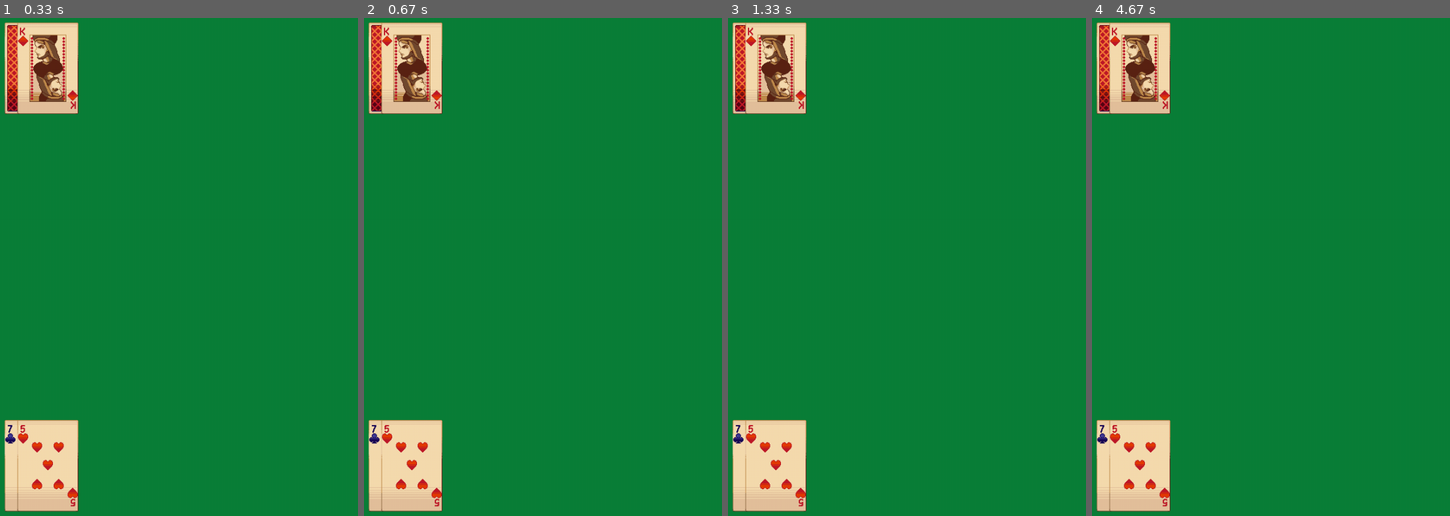
Above: before the commit, frames 1-4 (left to right).
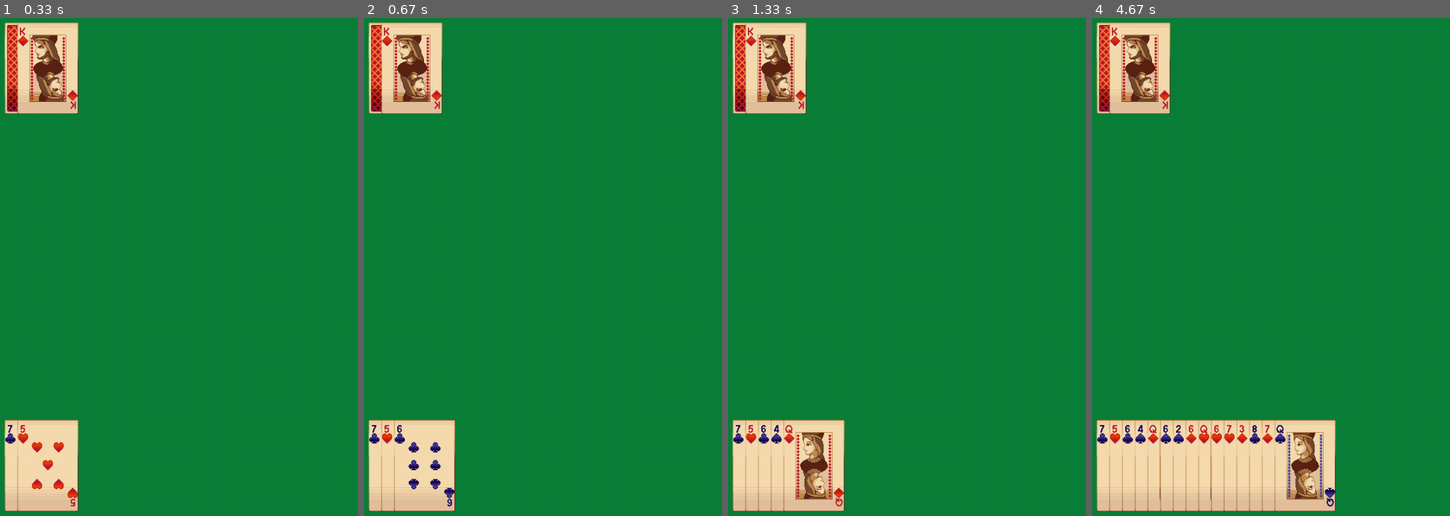
Above: after the commit, the same moments.

Repository: oscorchan/blackJack-Pygame
Game: pygame game, started from main.py
Two runs of this game, one before a commit and one after it. Both use one fixed random seed, a clock stepped at 60 frames per second and the inputs below.
Inputs (mouse positions are in pixels of both pictures, inside the frame that each line leads up to):
- Up to frame 1 (0.33 s): no input
- Up to frame 2 (0.67 s): click (403, 267) at 0.38 s
- Up to frame 3 (1.33 s): click (770, 301) at 0.72 s; click (outside the picture) at 1.05 s
- Up to frame 4 (4.67 s): click (1364, 446) at 1.38 s; click (1145, 97) at 1.72 s; click (1102, 396) at 2.05 s; click (1109, 182) at 2.38 s; click (outside the picture) at 2.72 s; click (1299, 222) at 3.05 s; click (1328, 252) at 3.38 s; click (1267, 177) at 3.72 s; click (outside the picture) at 4.05 s; click (1160, 247) at 4.38 s

Frame 1 is identical in both runs. In frame 2, 1.3% of the frame differs, in the area x 8-26%, y 80-100%; in frame 3, 2.9%; in frame 4, 9.3%, in the area x 8-69%, y 80-100%.

Commit message:
distribution cartes

Diff:
--- a/main.py
+++ b/main.py
@@ -20,7 +20,7 @@
         self.value = value
         self.image = pygame.image.load(f"images/{self.suit}_{self.value}.png")
         self.backImage = pygame.image.load("images/back.png")
-        self.faceUp = False
+        self.faceUp = True
 
     def flip(self):
         self.faceUp = not self.faceUp
@@ -38,7 +38,10 @@
         random.shuffle(self.cards)
 
     def deal(self) :
-        return self.cards.pop()
+        if len(self.cards) != 0:
+            return self.cards.pop()
+        else :
+            print("Erreur, plus de cartes dans le deck")
 
     def lenght(self) :
         return len(self.cards)
@@ -85,9 +88,14 @@
             imageToDraw = card.image if card.faceUp else card.backImage
             screen.blit(imageToDraw, (xOffset, y))
             xOffset += 20
+
     def retournerCarte(self, index):
         if index < len(self.hand.cards):
             self.hand.cards[index].flip()
+
+    def hit(self, deck):
+        card = deck.deal()
+        self.hand.addCard(card)
 
 class Dealer(Player):
     pass
@@ -109,28 +117,14 @@
         self.dealer.hand.addCard(self.deck.deal())
 
         if self.player.hand.hasBlackjack() and self.dealer.hand.hasBlackjack():
-            #les deux joueurs ont gagnés
-            self.player.retournerCarte(0)
-            self.player.retournerCarte(1)
-            self.dealer.retournerCarte(0)
-            self.dealer.retournerCarte(1)
+            print("les deux joueurs ont gagnés")
         elif self.player.hand.hasBlackjack():
             #le joueur a gagné
-            self.player.retournerCarte(0)
-            self.player.retournerCarte(1)
-            self.dealer.retournerCarte(0)
             self.dealer.retournerCarte(1)
         elif self.dealer.hand.hasBlackjack():
-            #le dealer a gagné
-            self.player.retournerCarte(0)
-            self.player.retournerCarte(1)
+            print("le dealer a gagné")
+        else :
             self.dealer.retournerCarte(0)
-            self.dealer.retournerCarte(1)
-        else :
-            self.player.retournerCarte(0)
-            self.player.retournerCarte(1)
-
-            self.dealer.retournerCarte(1)
 
         running = True
 
@@ -138,6 +132,10 @@
             for event in pygame.event.get():
                 if event.type == pygame.QUIT:
                     running = False
+                if event.type == pygame.MOUSEBUTTONDOWN and event.button == 1:
+                    self.player.hit(self.deck)
+
+
 
             self.screen.fill(BACKGROUND_COLOR)
 
@@ -147,5 +145,7 @@
             pygame.display.flip()
             self.clock.tick(60)
 
+
+
 game = Game()
 game.play()
